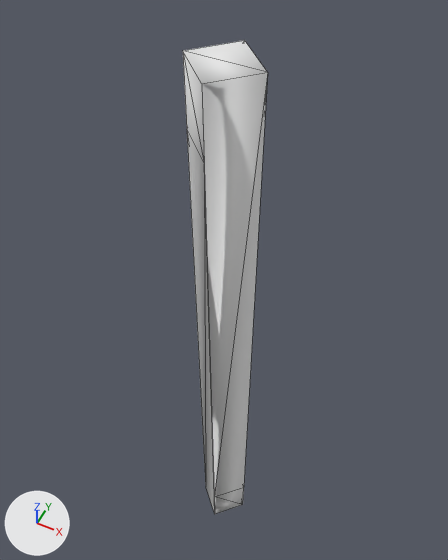
A saved change to the OBJ model assets/models/edges/edge_02.obj.
Rendered twice from a 50 mm camera at (6.92, -1.85, 3.04) aimed at (5.84, 0.32, 0.32). Every picture has the same lights, and +X, +Y and +Z are marked at lower left. Mesh edges are drawn as thin lines. Where no turn or scale is listed for an object, it has been applied to the vertices.

Names of what the first picture shows: 'edge_02'.
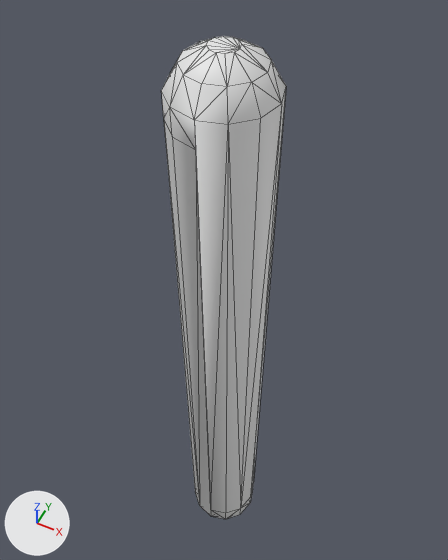
The change in detail:
me_edge_02 is used by ob_edge_02; location (0.0, 0.0, 0.0).
me_edge_02 had 14 vertices, 24 faces and spanned x 5.83..6.17, y -0.17..0.17, z -1.9..1.9.
me_edge_02 no longer uses material mat_metaledge (white #e7e7e7).
me_edge_02 now has 86 vertices, 168 faces and spans x 5.77..6.23, y -0.23..0.23, z -1.96..1.96.
Part 1, on me_edge_02:
6 vertices are removed from x 5.83..6.17, y -0.17..0.17, z -1.56..1.56.
24 faces are deleted.
54 vertices are added at x 5.77..6.23, y -0.23..0.23, z -1.96..1.96.
14 new vertices lie (0.0, 0.0, 3.46) away from vertices in x 5.77..6.23, y -0.23..0.23, z -1.79..-1.67.
5 new vertices lie (0.0, 0.0, 0.12) away from vertices in x 5.77..5.88, y -0.2..0.2, z 1.67.
5 new vertices lie (0.0, 0.0, -0.12) away from vertices in x 6.12..6.23, y -0.2..0.2, z -1.67.
168 new faces join them.

What differs and where, as boxes (x1, y1, x2, y2) in the pictures (448 x 560 px):
'edge_02', reshaped (47% wider)
    before: (183, 40, 268, 514)
    after: (161, 36, 286, 519)
